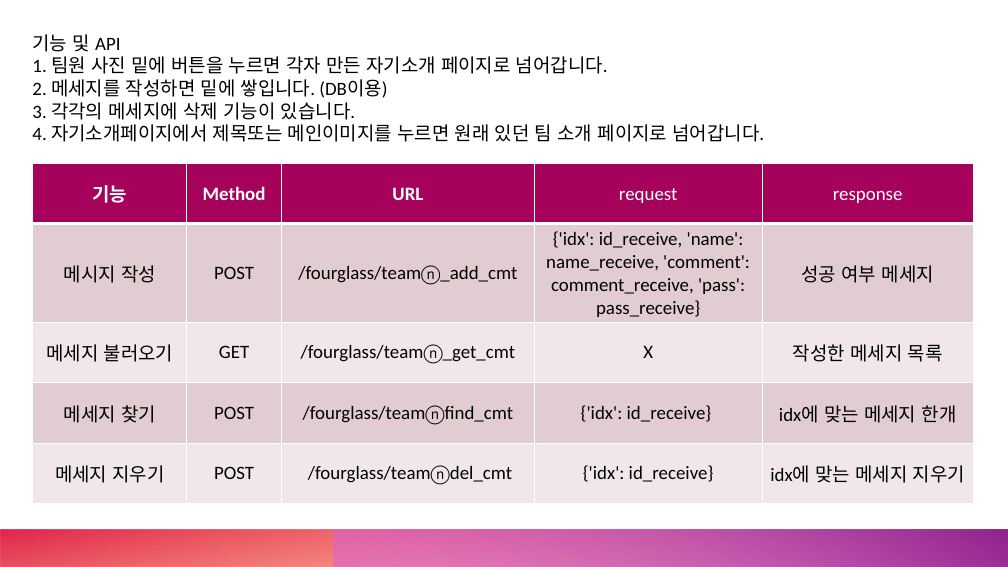
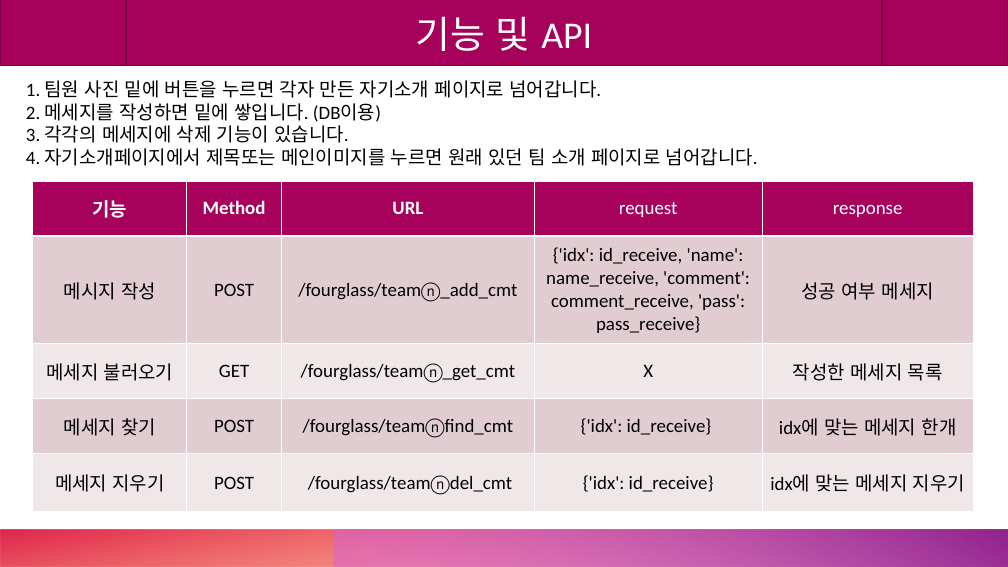
Before and after one commit to Mrgil0/FourGlass, a slide deck: slide 4 of FourGlass/FourGlass.pptx. Drawn at 1008x567 pixels with LibreOffice and Linux fonts; fonts in the diff are those of the drawing. Boxes give left, top, right and bottom in pixels: in the first picture for what was removed or moved away, otherwise in the second. Text is boxed around its words. In the diff, an @@ line names an element or a change of style, - is before the commit and + after.

```diff
--- a/FourGlass/FourGlass.pptx
+++ b/FourGlass/FourGlass.pptx
@@ flow chart predefined process added at <box>0,0,1008,66</box>, fill #A6025C, outline #7B0144 1 pt, 36 pt, text #FFFFFF @@
+기능 및 API
@@ text at <box>32,34,120,52</box>: paragraph removed @@
-기능 및 API
@@ text "1. 팀원 사진 밑에 버튼을 ...": place and size @@
-text "1. 팀원 사진 밑에 버튼을 ..." at <box>32,34,764,142</box>
+text "1. 팀원 사진 밑에 버튼을 ..." at <box>26,80,758,166</box>
@@ table: place and size @@
-table at <box>33,163,974,504</box>
+table at <box>33,181,974,512</box>
```
Also in this commit, not shown: 7 other slides changed.
